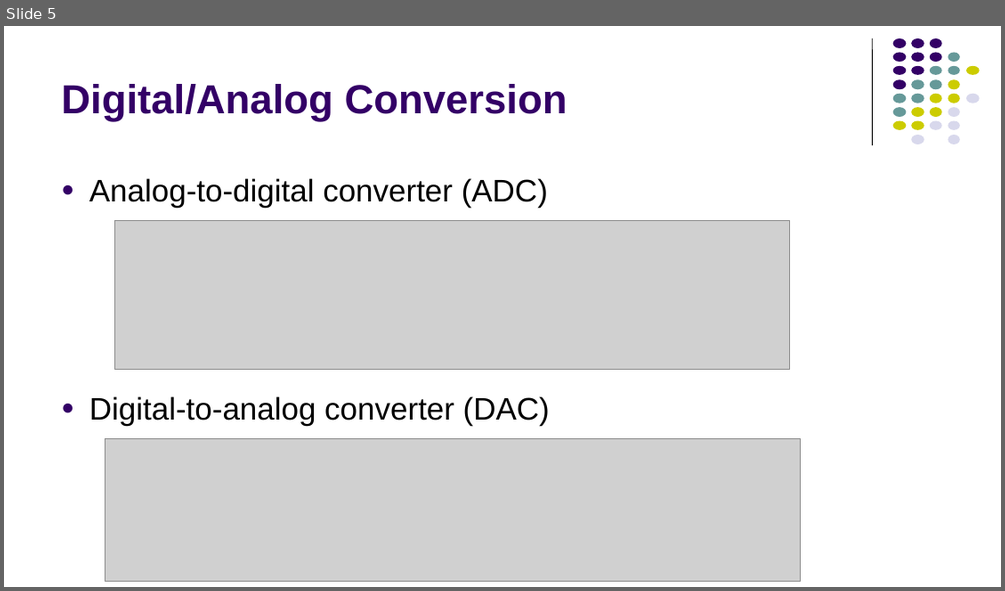
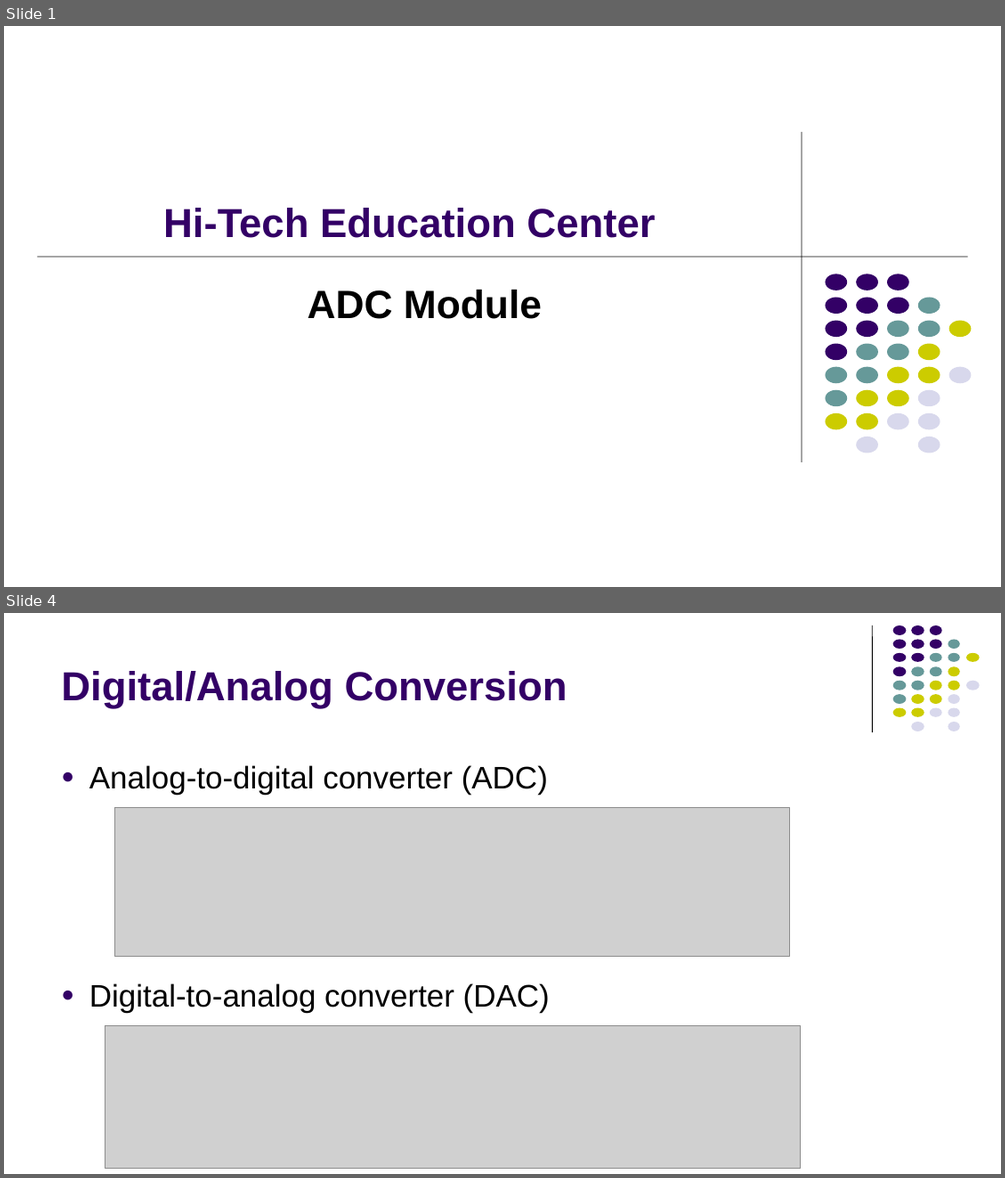
Before and after one commit to kmtekvn/hitech_stm32_basic, a slide deck: 04. Slides/05. ADC/ADC.pptx. Shown one above the other, each under a label of ours: slide 5 before the commit, slides 1 and 4 after it; the slides between them are not shown. The pictures are 1005x591 and 1005x1178 pixels, drawn with LibreOffice and Linux fonts; fonts in the diff are those of the drawing; grey boxes stand for pictures. Boxes give left, top, right and bottom in pixels: in the first picture for what was removed or moved away, otherwise in the second. Text is boxed around its words. In the diff, an @@ line names an element or a change of style, - is before the commit and + after.

```diff
--- a/04. Slides/05. ADC/ADC.pptx
+++ b/04. Slides/05. ADC/ADC.pptx
@@ slide 1 added at [4, 26, 1001, 587], background #FFFFFF @@
@@ line added from (802, 132) to (802, 462), #000000 0.75 pt @@
@@ text added at [163, 208, 655, 238], 39 pt, text #330066, bold @@
+Hi-Tech Education Center
@@ line added from (37, 257) to (968, 257), #000000 0.5 pt @@
@@ text added at [307, 289, 542, 319], 38 pt, text #000000, bold @@
+ADC Module
@@ group added at [825, 273, 971, 453]: 31 ellipses @@
@@ what was slide 5 is now slide 4 @@
```
Also in this commit, not shown: 17 slides changed, 1 other slide added, 2 slides removed.
